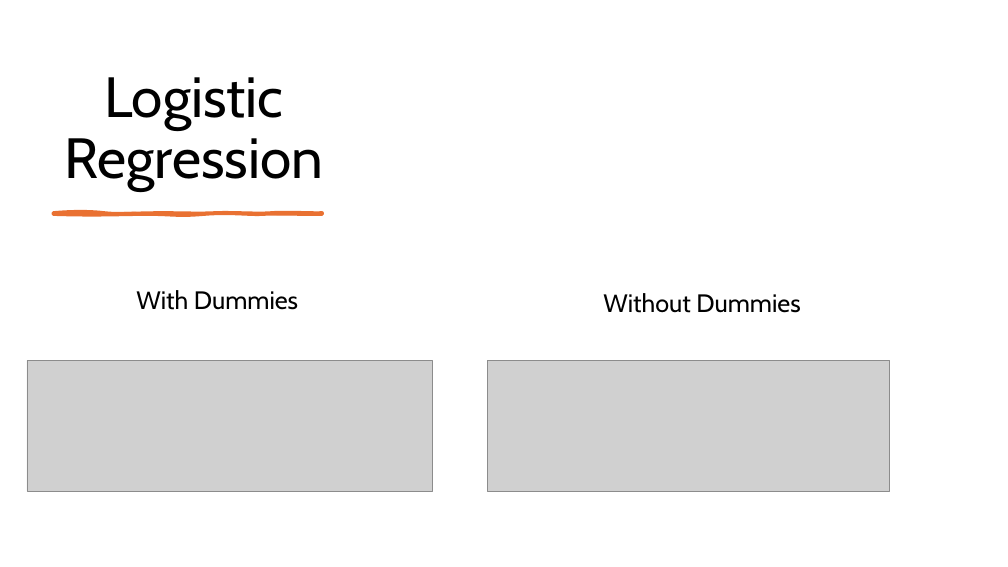
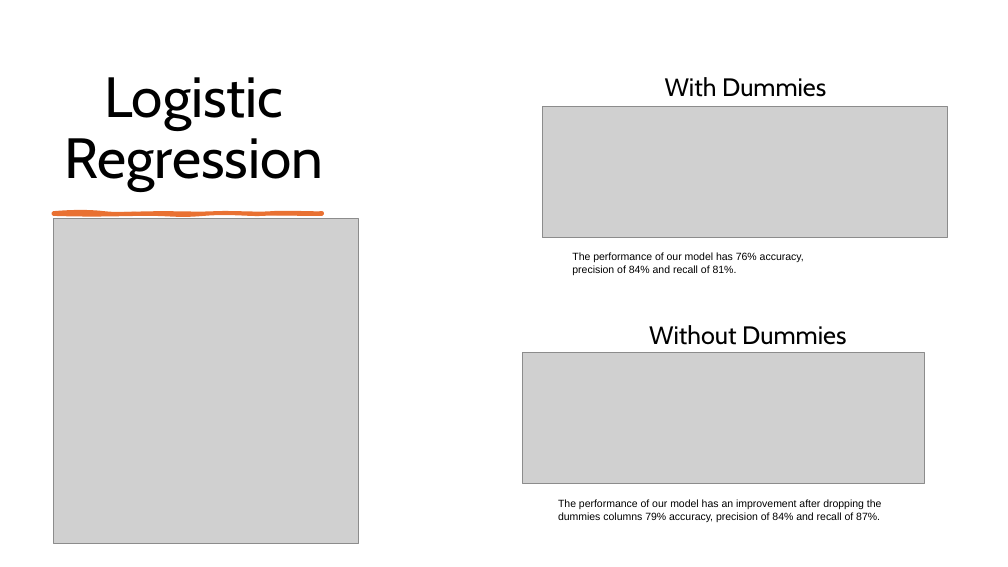
Before and after one commit to larissarmourap/Project4-Group1, a slide deck: slide 6 of Presentation/Project 4-finance-loan.pptx. Drawn at 1008x567 pixels with LibreOffice and Linux fonts; fonts in the diff are those of the drawing; grey boxes stand for pictures. Boxes give left, top, right and bottom in pixels: in the first picture for what was removed or moved away, otherwise in the second. Text is boxed around its words. In the diff, an @@ line names an element or a change of style, - is before the commit and + after.

```diff
--- a/Presentation/Project 4-finance-loan.pptx
+++ b/Presentation/Project 4-finance-loan.pptx
@@ text "With Dummies": place and size @@
-text "With Dummies" at <box>136,290,298,310</box>
+text "With Dummies" at <box>665,77,826,97</box>
@@ picture: place and size @@
-picture at <box>27,361,433,492</box>
+picture at <box>542,107,948,237</box>
@@ picture added at <box>53,219,358,543</box> @@
@@ text added at <box>572,252,804,275</box>, 10 pt, text #000000 @@
+The performance of our model has 76% accuracy, precision of 84% and recall of 81%.
@@ text "Without Dummies": place and size @@
-text "Without Dummies" at <box>603,293,800,313</box>
+text "Without Dummies" at <box>649,325,846,345</box>
@@ picture: place and size @@
-picture at <box>488,361,890,492</box>
+picture at <box>523,353,925,484</box>
@@ text added at <box>558,499,882,522</box>, 10 pt, text #000000 @@
+The performance of our model has an improvement after dropping the dummies columns 79% accuracy, precision of 84% and recall of 87%.
```
Also in this commit, not shown: 1 other slide changed.
